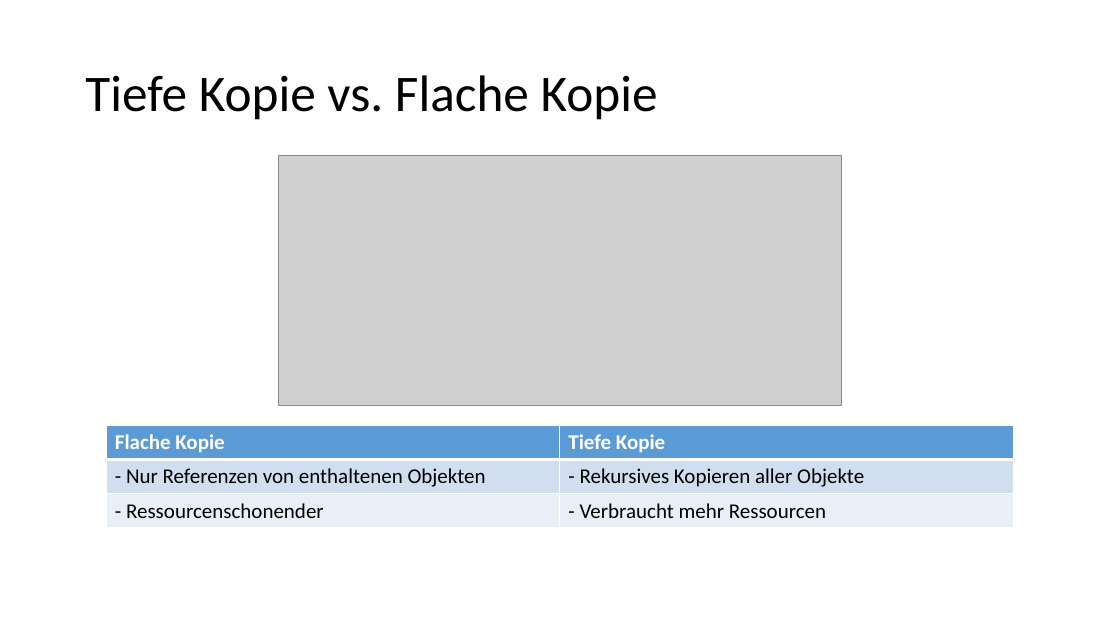
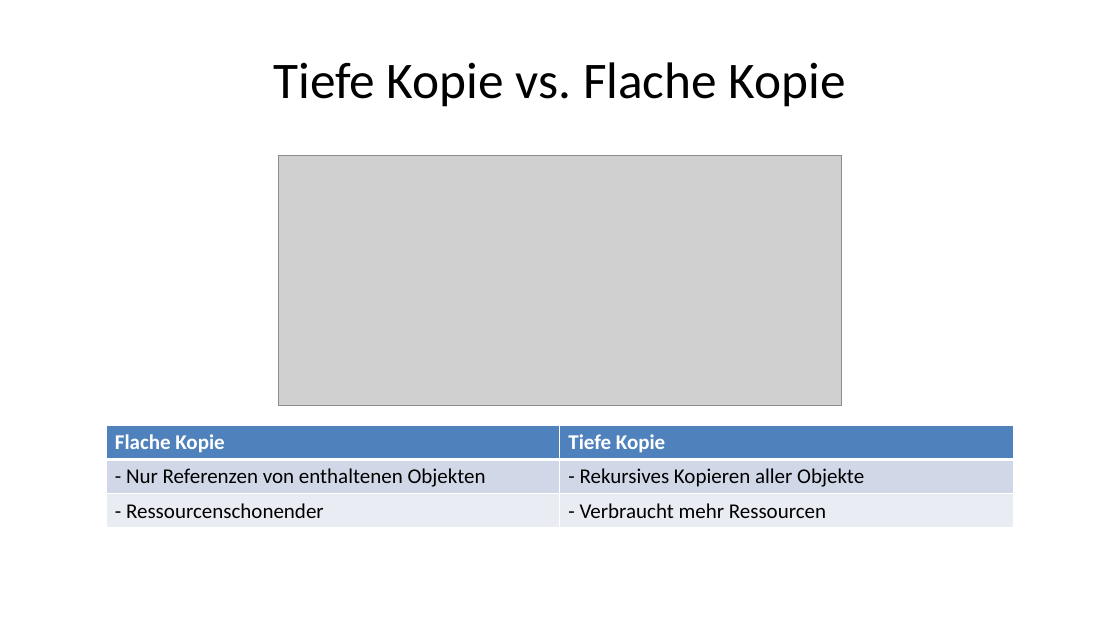
Before and after one commit to doubleSlashde/brownbagLunchCloneObjectsInJava, a slide deck: slide 3 of Klonen von Objekten in Java.pptx (slide 4 before the commit). Drawn at 1120x630 pixels with LibreOffice and Linux fonts; fonts in the diff are those of the drawing; grey boxes stand for pictures. Boxes give left, top, right and bottom in pixels: in the first picture for what was removed or moved away, otherwise in the second. Text is boxed around its words. In the diff, an @@ line names an element or a change of style, - is before the commit and + after.

```diff
--- a/Klonen von Objekten in Java.pptx
+++ b/Klonen von Objekten in Java.pptx
@@ title "Tiefe Kopie vs. Flache Kopie": place and size @@
-title "Tiefe Kopie vs. Flache Kopie" at <box>85,75,658,120</box>
+title "Tiefe Kopie vs. Flache Kopie" at <box>273,62,846,107</box>
@@ title "Tiefe Kopie vs. Flache Kopie" at <box>273,62,846,107</box>: alignment left to centre; line spacing 0.9 to 1 @@
@@ table at <box>107,426,1014,528</box> @@
@@ fill #5B9BD5 to #4F81BD in row 1 @@
@@ fill #D2DEEF to #D0D8E8 in row 2 @@
@@ fill #EAEFF7 to #E9EDF4 in row 3 @@
```
Also in this commit, not shown: 6 other slides changed, 4 slides added, 3 slides removed, 2 other files.
